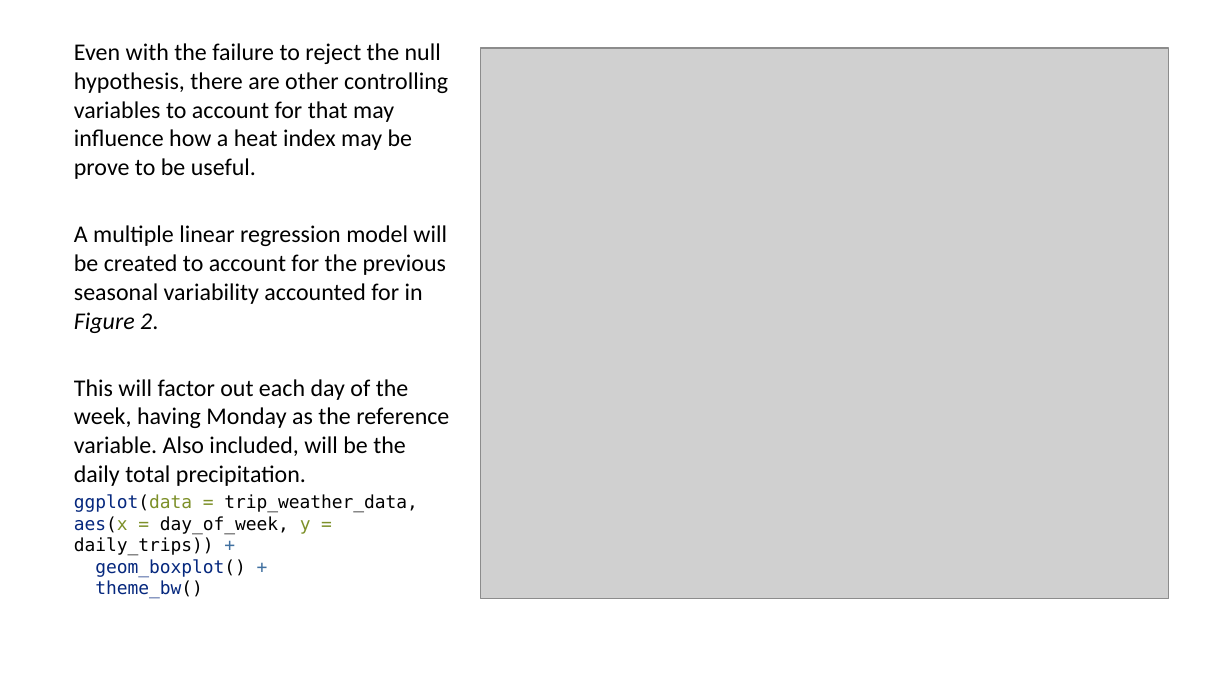
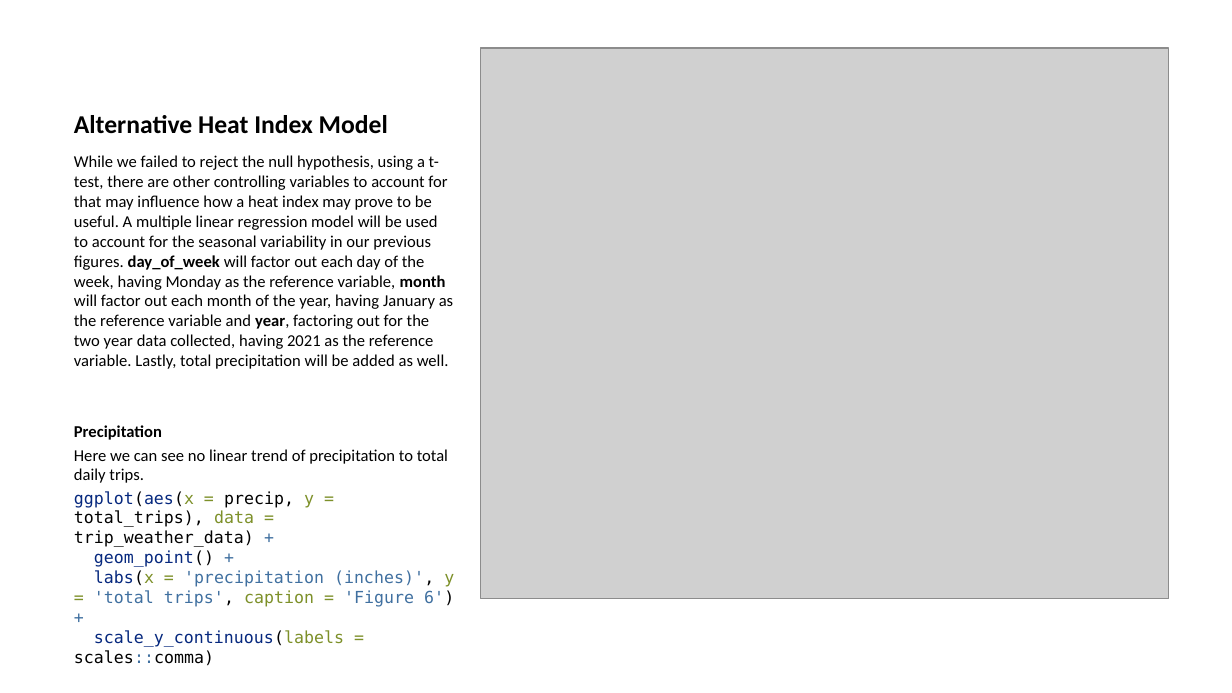
Before and after one commit to hellojohncruz/tlc_trips_weather, a slide deck: slide 18 of ridership.pptx (slide 16 before the commit). Drawn at 1232x693 pixels with LibreOffice and Linux fonts; fonts in the diff are those of the drawing; grey boxes stand for pictures. Boxes give left, top, right and bottom in pixels: in the first picture for what was removed or moved away, otherwise in the second. Text is boxed around its words. In the diff, an @@ line names an element or a change of style, - is before the commit and + after.

```diff
--- a/ridership.pptx
+++ b/ridership.pptx
@@ title added at (74, 115, 388, 134), 15 pt, text #000000, bold @@
+Alternative Heat Index Model
@@ text at (74, 155, 454, 607): text changed; size 14 to 9.7 pt @@
-Even with the failure to reject the null hypothesis, there are other controlling variables to account for that may influence how a heat index may be prove to be useful.
-A multiple linear regression model will be created to account for the previous seasonal variability accounted for in Figure 2.
-This will factor out each day of the week, having Monday as the reference variable. Also included, will be the daily total precipitation.
-ggplot(data = trip_weather_data, aes(x = day_of_week, y = daily_trips)) +
-geom_boxplot() +
-theme_bw()
+While we failed to reject the null hypothesis, using a t-test, there are other controlling variables to account for that may influence how a heat index may prove to be useful. A multiple linear regression model will be used to account for the seasonal variability in our previous figures. day_of_week will factor out each day of the week, having Monday as the reference variable, month will factor out each month of the year, having January as the reference variable and year, factoring out for the two year data collected, having 2021 as the reference variable. Lastly, total precipitation will be added as well.
+Precipitation
+Here we can see no linear trend of precipitation to total daily trips.
+ggplot(aes(x = precip, y = total_trips), data = trip_weather_data) +
+geom_point() +
+labs(x = 'precipitation (inches)', y = 'total trips', caption = 'Figure 6') +
+scale_y_continuous(labels = scales::comma)
```
Also in this commit, not shown: 18 other slides changed, 4 slides added, 3 slides removed, 5 other files.
